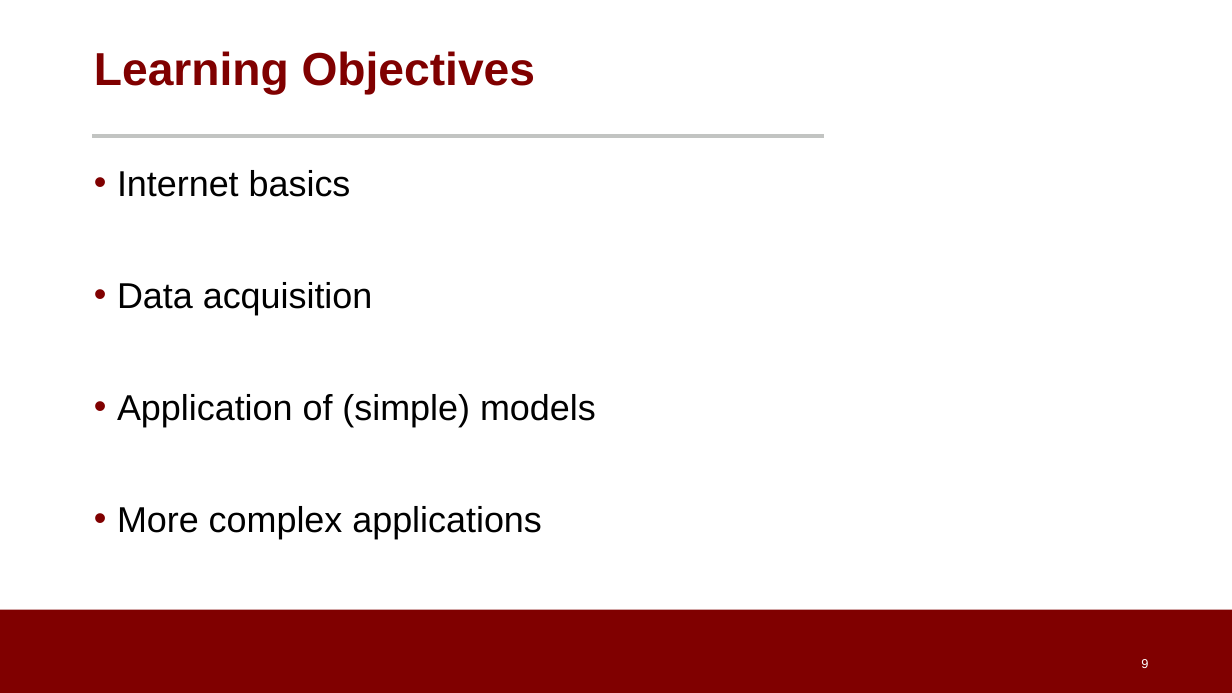
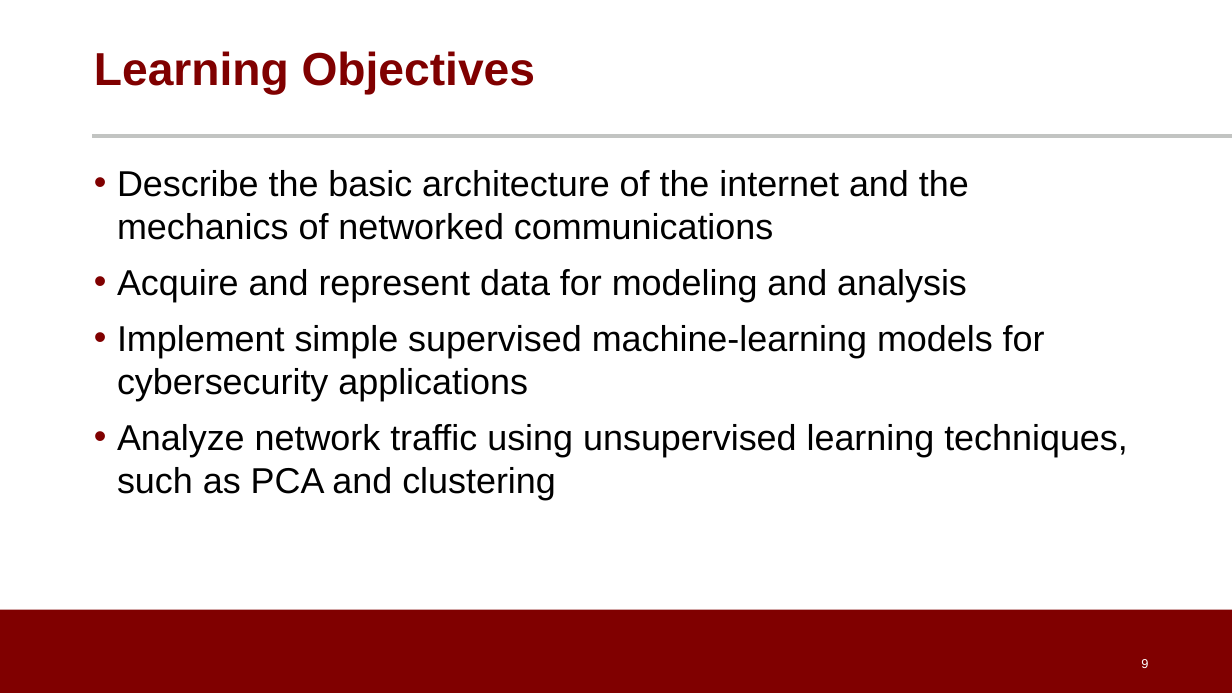
Before and after one commit to noise-lab/ML-Cybersecurity, a slide deck: slide 9 of module-2/ppt/2.0-introduction.pptx. Drawn at 1232x693 pixels with LibreOffice and Linux fonts; fonts in the diff are those of the drawing; background and template pictures are left out. Boxes give left, top, right and bottom in pixels: in the first picture for what was removed or moved away, otherwise in the second. Text is boxed around its words. In the diff, an @@ line names an element or a change of style, - is before the commit and + after.

Commit message:
update learning objectives based on UCPE feedback.

```diff
--- a/module-2/ppt/2.0-introduction.pptx
+++ b/module-2/ppt/2.0-introduction.pptx
@@ line moved from (92, 136) - (824, 136) to (92, 136) - (1232, 136) @@
@@ text at bbox=[117, 170, 1128, 500]: text changed @@
-• Internet basics
-• Data acquisition
-• Application of (simple) models
-• More complex applications
+• Describe the basic architecture of the internet and the mechanics of networked communications
+• Acquire and represent data for modeling and analysis
+• Implement simple supervised machine-learning models for cybersecurity applications
+• Analyze network traffic using unsupervised learning techniques, such as PCA and clustering
```
Also in this commit, not shown: 2 other files.
